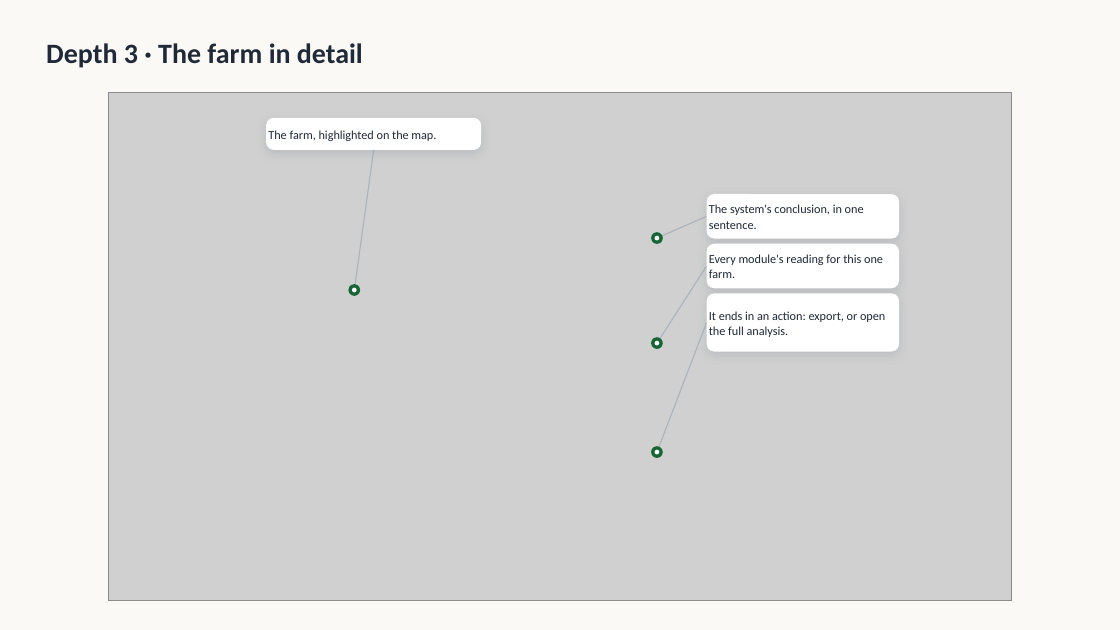
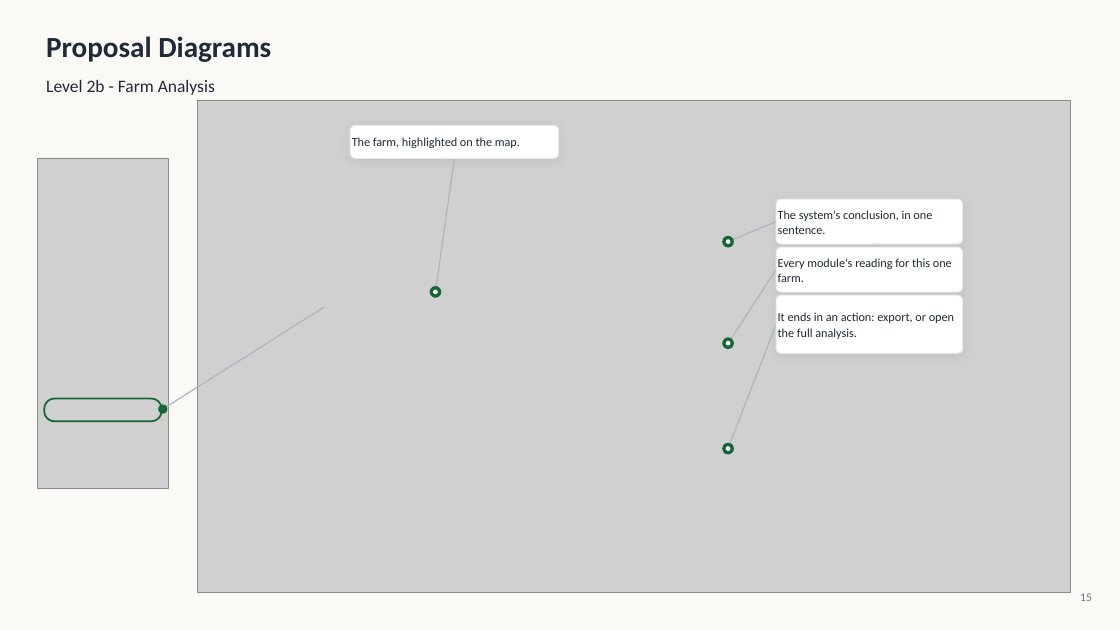
Before and after one commit to romainbigare/adafsa-mockup, a slide deck: slide 15 of presentation/adafsa-redesign-draft.pptx (slide 11 before the commit). Drawn at 1120x630 pixels with LibreOffice and Linux fonts; fonts in the diff are those of the drawing; grey boxes stand for pictures. Boxes give left, top, right and bottom in pixels: in the first picture for what was removed or moved away, otherwise in the second. Text is boxed around its words. In the diff, an @@ line names an element or a change of style, - is before the commit and + after.

```diff
--- a/presentation/adafsa-redesign-draft.pptx
+++ b/presentation/adafsa-redesign-draft.pptx
@@ text removed at (46,43,363,68) @@
-Depth 3 · The farm in detail
@@ text added at (46,36,271,62), 25 pt, text #1F2937, bold @@
+Proposal Diagrams
@@ text added at (46,80,215,95), 15 pt, text #1F2937 @@
+Level 2b - Farm Analysis
@@ picture: place and size @@
-picture at (108,92,1012,601)
+picture at (197,101,1071,592)
@@ outline none to #E8EAE6 1 pt; shadow changed; proportions changed in 4 elements at (776,295,963,353), (776,247,963,292), (776,199,963,245), (350,125,559,158) @@
@@ rounded rectangle "The farm, highlighted on the ...": place and size @@
-rounded rectangle "The farm, highlighted on the ..." at (266,118,481,150)
+rounded rectangle "The farm, highlighted on the ..." at (350,125,559,158)
@@ picture added at (38,158,168,489) @@
@@ line moved from (374, 150) - (355, 290) to (455, 159) - (435, 292) @@
@@ rounded rectangle "The system's conclusion, in one ...": place and size @@
-rounded rectangle "The system's conclusion, in one ..." at (707,194,899,239)
+rounded rectangle "The system's conclusion, in one ..." at (776,199,963,245)
@@ 2 ellipses, 2 lines: place and size @@
-2 ellipses, 2 lines at (651,217,707,343)
+2 ellipses, 2 lines at (723,222,776,344)
@@ rounded rectangle "Every module's reading for this ...": place and size @@
-rounded rectangle "Every module's reading for this ..." at (707,244,899,288)
+rounded rectangle "Every module's reading for this ..." at (776,247,963,292)
@@ ellipse: place and size @@
-ellipse at (349,284,360,296)
+ellipse at (429,286,441,297)
@@ ellipse: place and size @@
-ellipse at (352,287,357,292)
+ellipse at (434,290,439,295)
@@ rounded rectangle "It ends in an action: ...": place and size @@
-rounded rectangle "It ends in an action: ..." at (707,293,899,351)
+rounded rectangle "It ends in an action: ..." at (776,295,963,353)
@@ line added from (163, 409) to (324, 308), #AEB4BC 1 pt @@
@@ line moved from (707, 323) - (657, 452) to (776, 324) - (728, 449) @@
@@ ellipse: place and size @@
-ellipse at (651,337,663,349)
+ellipse at (723,338,734,350)
@@ ellipse: place and size @@
-ellipse at (655,341,660,346)
+ellipse at (726,341,731,346)
@@ rounded rectangle added at (45,399,162,422), outline #166534 1.5 pt @@
@@ ellipse added at (158,404,167,413), fill #166534 @@
@@ ellipse: place and size @@
-ellipse at (651,446,663,458)
+ellipse at (723,443,734,455)
@@ ellipse: place and size @@
-ellipse at (655,450,660,455)
+ellipse at (726,446,731,451)
@@ text added at (1080,593,1092,601), 10 pt, text #6B7280 @@
+15
```
Also in this commit, not shown: 2 other slides changed, 12 slides added, 9 slides removed, 17 other files.
